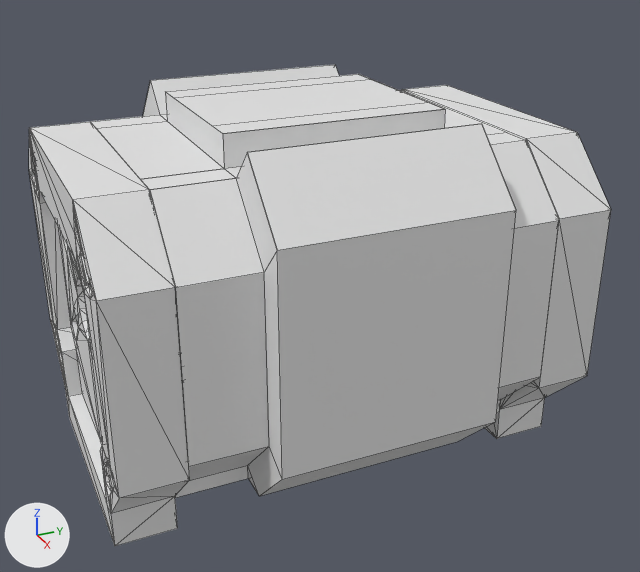
The Blender file Raw Assets/Geometry/Airlock/Airlock.blend: old version first, new version second.
Both versions are drawn from a camera (50 mm lens) standing at (90.2, -38.0, 58.2) and looking at (2.1, 1.7, 14.1). The axes (+X, +Y, +Z) are drawn at lower left. The lights are the same throughout. Mesh edges are drawn as thin lines. Materials are left out; every surface is plain grey.

Script lines for the objects in view, before the commit:
```python
me_airlock = bpy.data.meshes.new('Airlock')
me_airlock.from_pydata(...)  # 171 vertices, 62 faces; spans x -24.1..24.1, y -20.5..20.8, z -1.7..36.1
me_airlock.materials.append(mat_airlock_floor1)
me_airlock.materials.append(mat_airlock_floor2)
me_airlock.materials.append(mat_airlock_floor3)
me_airlock.materials.append(mat_airlock_floor4)
me_airlock.materials.append(mat_airlock_floor5)
me_airlock.materials.append(mat_airlock_wall1)
me_airlock.materials.append(mat_airlock_wall2)
me_airlock.materials.append(mat_airlock_trim1)
me_airlock.materials.append(mat_airlock_trim2)
me_airlock.materials.append(mat_airlock_trim3)
me_airlock.materials.append(mat_airlock_ceiling1)
me_airlock.materials.append(mat_airlock_ceiling2)
me_airlock.materials.append(mat_airlock_ceiling3)
me_doorframeback = bpy.data.meshes.new('DoorFrameBack')
me_doorframeback.from_pydata(...)  # 260 vertices, 504 faces; spans x -20.6..20.5, y -27.4..-20.5, z -5.9..32.7
# faces by material slot: [368, 56, 80]
me_doorframeback.materials.append(mat_doorframe)
me_doorframeback.materials.append(mat_doorgutter)
me_doorframeback.materials.append(mat_lightcyan)
me_doorframefront = bpy.data.meshes.new('DoorFrameFront')
me_doorframefront.from_pydata(...)  # 260 vertices, 504 faces; spans x -20.5..20.6, y 20.8..27.6, z -5.8..32.8
# faces by material slot: [368, 56, 80]
me_doorframefront.materials.append(mat_doorframe)
me_doorframefront.materials.append(mat_doorgutter)
me_doorframefront.materials.append(mat_lightcyan)
ob_airlock = bpy.data.objects.new('Airlock', me_airlock)
ob_airlock.location = (0.0, 0.0, 0.0)
ob_doorframeback = bpy.data.objects.new('DoorFrameBack', me_doorframeback)
ob_doorframeback.location = (0.0, 0.0, 0.0)
ob_doorframefront = bpy.data.objects.new('DoorFrameFront', me_doorframefront)
ob_doorframefront.location = (0.0, 0.0, 0.0)
# also in view: 'DoorBack' at (-0.1, -23.9, 12.1)
```
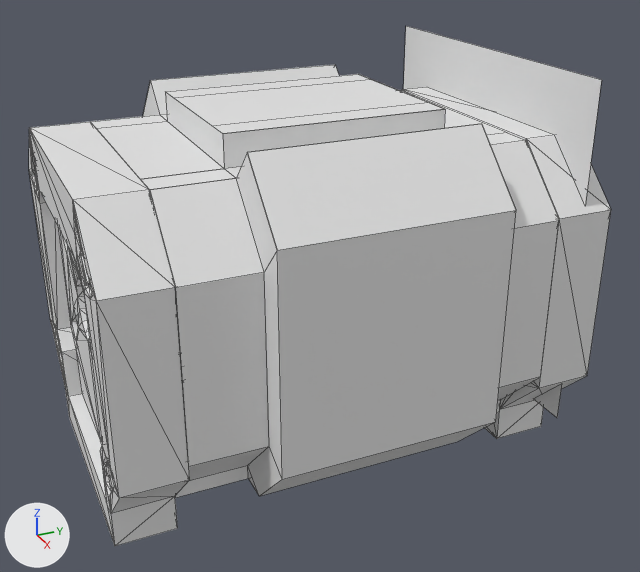
Location of each change, (x1, y1, x2, y2) in pixels of the pictures (640 x 572 px):
'DoorFrameFront', reshaped (17% taller)
    before: (402, 85, 611, 439)
    after: (402, 26, 611, 439)
part 1 of me_doorframefront, added
    after: (533, 384, 562, 418)
part 2 of me_doorframefront, added
    after: (404, 26, 602, 205)

Patch to the scene script:
```diff
--- a/Raw Assets/Geometry/Airlock/Airlock.blend.py
+++ b/Raw Assets/Geometry/Airlock/Airlock.blend.py
@@ me_doorframefront @@
 me_doorframefront.from_pydata(...)  # 260 vertices, 504 faces; spans x -20.5..20.6, y 20.8..27.6, z -5.8..32.8
 # used by ob_doorframefront; location = (0.0, 0.0, 0.0)
 # verts and faces of me_doorframefront; kept vertices keep their numbers, new ones are numbered from 260
+# me_doorframefront part 1
+verts[260] = (20.0, 24.6, 0.0)  # pixel (557, 418)
+verts[261] = (15.2, 24.6, 0.0)  # pixel (533, 398)
+verts[262] = (16.8, 24.6, 1.6)  # pixel (542, 393)
+verts[263] = (20.0, 24.6, 4.8)  # pixel (562, 383)
+faces += [(260, 261, 262, 263)]
+# me_doorframefront part 2
+verts[268] = (-20.0, 24.6, 26.5)
+verts[269] = (-20.0, 24.6, 40.0)  # pixel (405, 25)
+verts[270] = (20.0, 24.6, 40.0)  # pixel (601, 79)
+verts[271] = (20.0, 24.6, 26.6)  # pixel (585, 206)
+verts[272] = (17.6, 24.6, 29.0)  # pixel (573, 178)
+verts[273] = (13.8, 24.6, 32.8)  # pixel (554, 135)
+verts[274] = (1.5, 24.6, 32.8)  # pixel (491, 111)
+verts[275] = (-13.7, 24.6, 32.8)  # pixel (426, 87)
+verts[276] = (-17.5, 24.6, 29.0)
+faces += [(268, 269, 270, 271, 272, 273, 274, 275, 276)]
```
